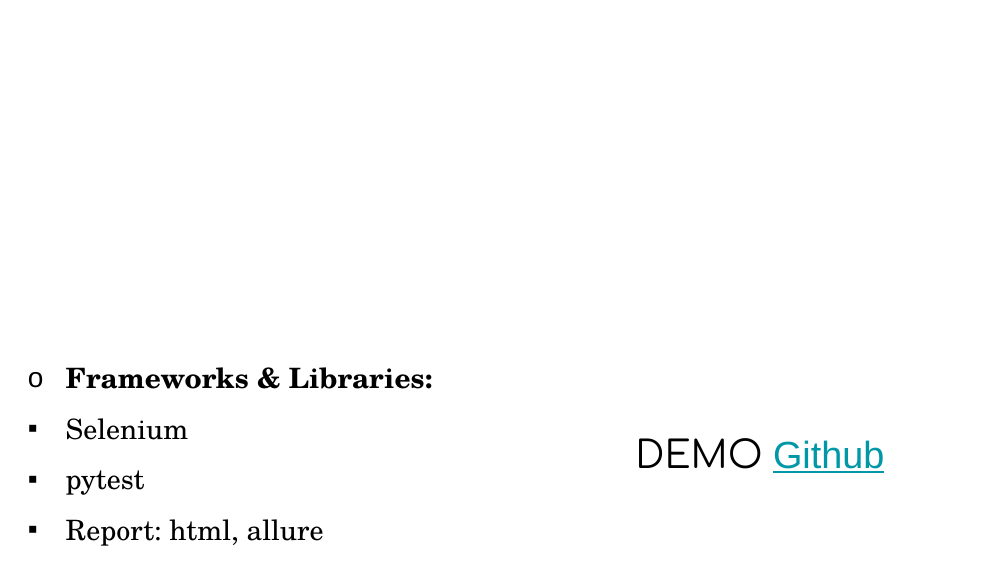
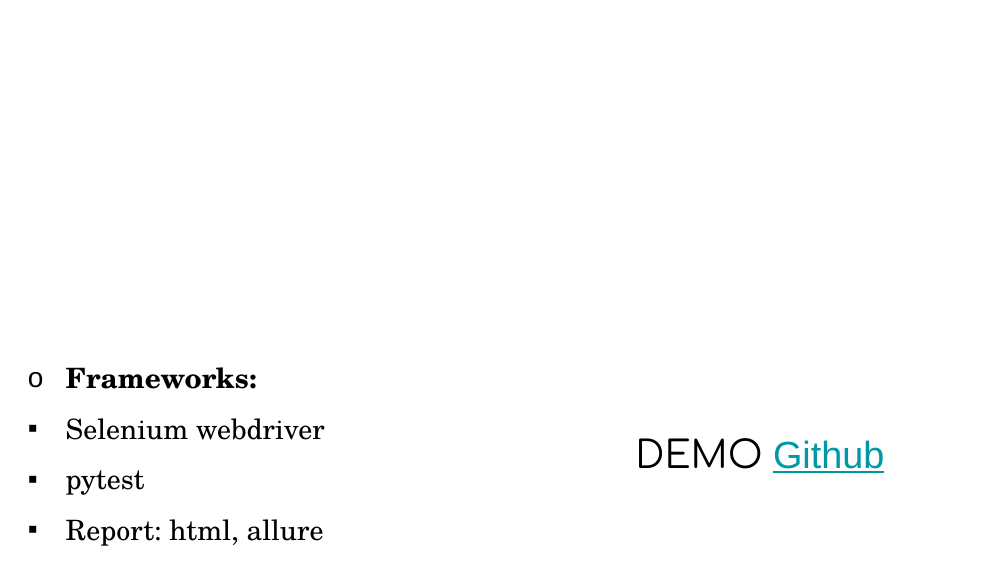
Before and after one commit to samar123419/QA_Automation_middle_project, a slide deck: slide 8 of middle presentation.pptx. Drawn at 1008x567 pixels with LibreOffice and Linux fonts; fonts in the diff are those of the drawing; background and template pictures are left out. Boxes give left, top, right and bottom in pixels: in the first picture for what was removed or moved away, otherwise in the second. Text is boxed around its words. In the diff, an @@ line names an element or a change of style, - is before the commit and + after.

```diff
--- a/middle presentation.pptx
+++ b/middle presentation.pptx
@@ text at bbox=[66, 367, 325, 440]: text changed; bold off @@
-o Frameworks & Libraries:
-▪ Selenium
+o Frameworks:
+▪ Selenium webdriver
```
